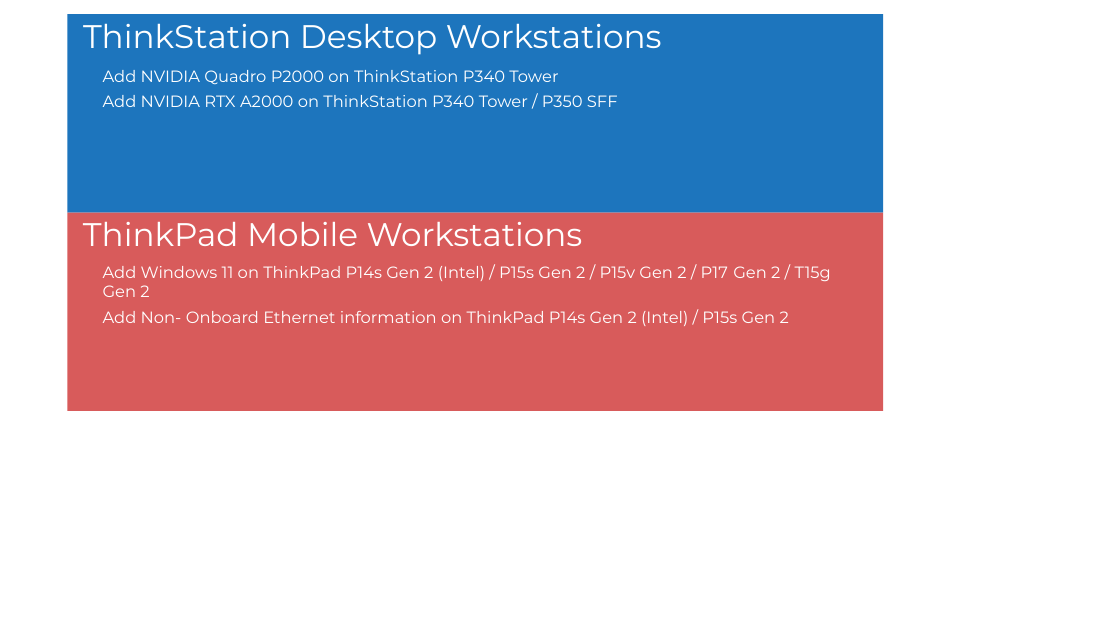
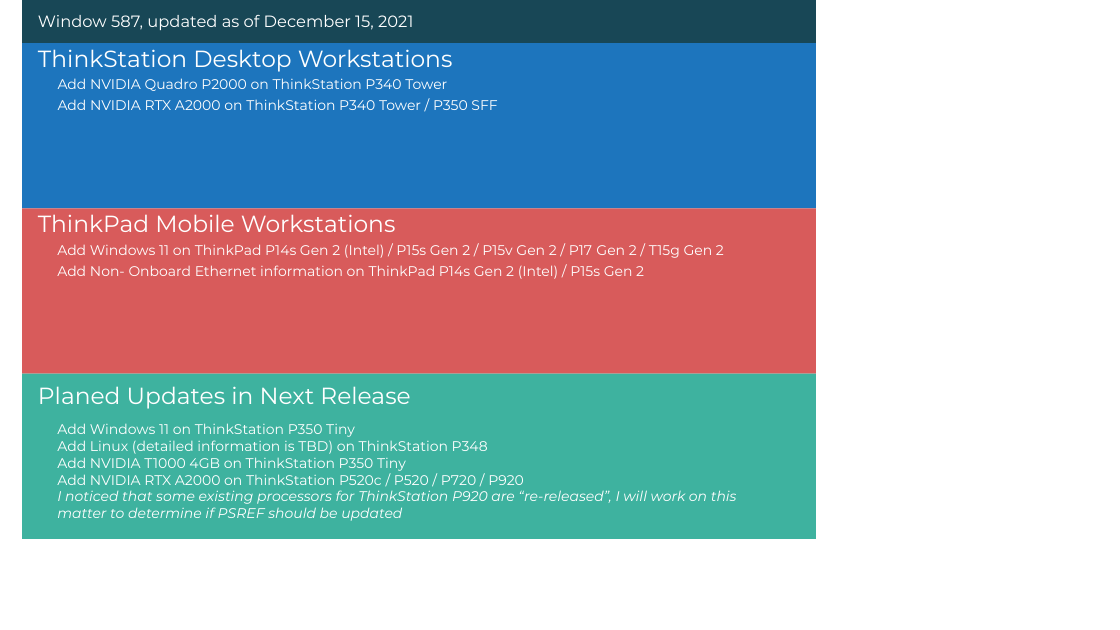
Before and after one commit to hou-yufeng/wspsref_newsletter, a slide deck: slide 1 of wspsref_newsletter.pptx. Drawn at 1120x630 pixels with LibreOffice and Linux fonts; fonts in the diff are those of the drawing. Boxes give left, top, right and bottom in pixels: in the first picture for what was removed or moved away, otherwise in the second. Text is boxed around its words. In the diff, an @@ line names an element or a change of style, - is before the commit and + after.

```diff
--- a/wspsref_newsletter.pptx
+++ b/wspsref_newsletter.pptx
@@ rectangle added at [22,0,816,43], fill #184756 @@
@@ text added at [38,15,413,30], 14 pt, text #FFFFFF @@
+Window 587, updated as of December 15, 2021
@@ rectangle: place and size @@
-rectangle at [67,14,883,213]
+rectangle at [22,43,816,208]
@@ text "ThinkStation Desktop Workstations" at [38,49,453,72]: size 28 to 20 pt @@
@@ text "ThinkStation Desktop Workstations": place and size @@
-text "ThinkStation Desktop Workstations" at [83,23,662,55]
+text "ThinkStation Desktop Workstations" at [38,49,453,72]
@@ text "Add NVIDIA Quadro P2000 on ...": place and size @@
-text "Add NVIDIA Quadro P2000 on ..." at [103,70,618,107]
+text "Add NVIDIA Quadro P2000 on ..." at [58,78,497,110]
@@ text "Add NVIDIA Quadro P2000 on ..." at [58,78,497,110]: size 14 to 12 pt @@
@@ rectangle: place and size @@
-rectangle at [67,213,883,411]
+rectangle at [22,208,816,374]
@@ text "ThinkPad Mobile Workstations": place and size @@
-text "ThinkPad Mobile Workstations" at [83,222,583,246]
+text "ThinkPad Mobile Workstations" at [38,214,396,232]
@@ text "ThinkPad Mobile Workstations" at [38,214,396,232]: size 28 to 20 pt @@
@@ text "Add Windows 11 on ThinkPad ..." at [57,244,724,279]: size 14 to 12 pt @@
@@ text "Add Windows 11 on ThinkPad ...": place and size @@
-text "Add Windows 11 on ThinkPad ..." at [103,266,831,326]
+text "Add Windows 11 on ThinkPad ..." at [57,244,724,279]
@@ rectangle added at [22,374,816,539], fill #3EB29F @@
@@ text added at [38,386,410,409], 20 pt, text #FFFFFF @@
+Planed Updates in Next Release
@@ text added at [57,423,737,521], 12 pt, text #FFFFFF @@
+Add Windows 11 on ThinkStation P350 Tiny
+Add Linux (detailed information is TBD) on ThinkStation P348
+Add NVIDIA T1000 4GB on ThinkStation P350 Tiny
+Add NVIDIA RTX A2000 on ThinkStation P520c / P520 / P720 / P920
+I noticed that some existing processors for ThinkStation P920 are “re-released”, I will work on this matter to determine if PSREF should be updated
```
Also in this commit, not shown: 2 other files.
